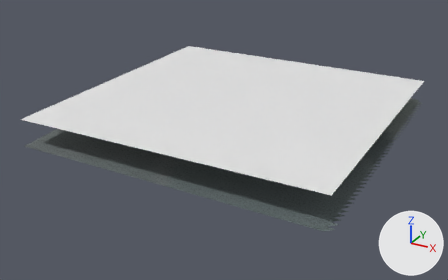
The glTF model eloria-assets/maps/continent-v2/coilmere/client/chunks/04_14/world.glb, before and after one commit.
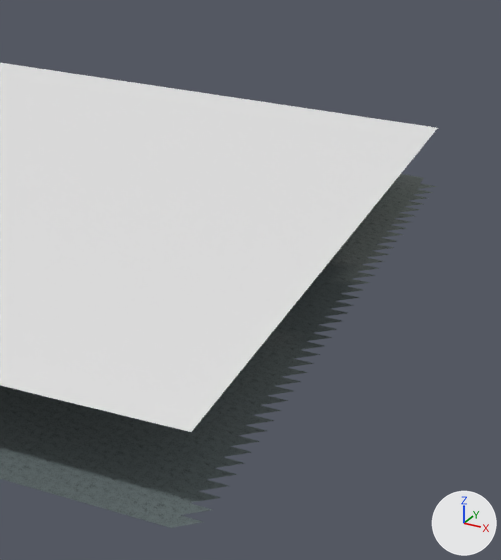
Each version appears first whole from a camera (50 mm lens) standing at (-500.1, -560.3, 60.1) and looking at (-578.8, -417.1, -11.5), and next in a close-up on the part from 58% to 100% of the width and 12% to 87% of the height. The lights are fixed; the arrows at lower right show +X, +Y and +Z. The first two pictures are the older version. Where no turn or scale is listed for an object, it has been applied to the vertices. Vertices at exactly the same position are counted once.

In view in the first close-up: 'AuthoredGround_coilmereBase_coilmere_04_14', 'Terrain_coilmere_04_14', 'Water_coilmere_04_14'.
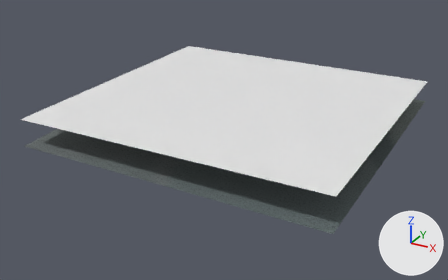
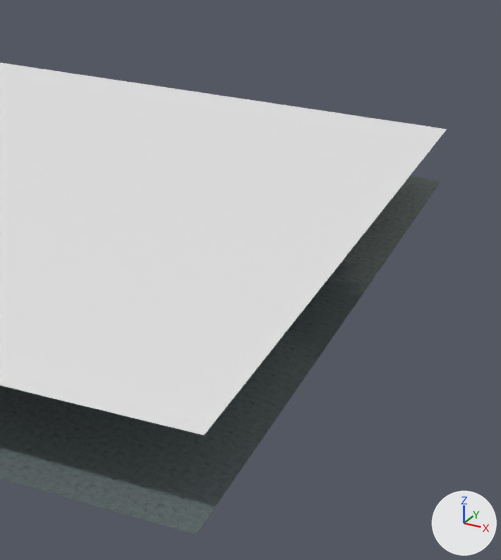
Location of each change, (x1, y1, x2, y2) in pixels of the close-ups (501 x 560 px):
'Water_coilmere_04_14', reshaped: before (0, 63, 437, 432); after (0, 63, 447, 435)
'AuthoredGround_coilmereBase_coilmere_04_14', reshaped: before (0, 175, 437, 528); after (0, 178, 441, 535)
'Terrain_coilmere_04_14', reshaped (mostly hidden): before (13, 174, 421, 520); after (13, 176, 438, 535)
part 1 of me_terrain_coilmere_04_14, added: after (194, 178, 438, 535)
part 3 of me_authoredground_coilmerebase_coilmere_04_14, added: after (173, 181, 441, 535)

The change in detail:
me_terrain_coilmere_04_14 is used by ob_terrain_coilmere_04_14; location (-2930.0, 8007.0, 0.0).
me_terrain_coilmere_04_14 had 1849 vertices, 3528 faces and spanned x 2311.0..2395.0, y -8461.0..-8377.0, z -8.7..-5.3.
me_terrain_coilmere_04_14 now has 1892 vertices, 3612 faces and spans x 2311.0..2397.0, y -8461.0..-8377.0, z -8.7..-5.3.
Part 1, on me_terrain_coilmere_04_14:
3 vertices are added at (2397.0, -8401.0, -7.2), (2397.0, -8405.0, -7.3), (2397.0, -8461.0, -8.7).
40 new vertices lie (2.0, 2.0, 0.0) away from vertices in x 2395.0, y -8461.0..-8379.0, z -8.7..-6.7.
84 new faces join them.
me_water_coilmere_04_14 is used by ob_water_coilmere_04_14; location (-2930.0, 8007.0, 0.0).
me_water_coilmere_04_14 had 4 vertices, 2 faces and spanned x 2311.0..2396.0, y -8461.0..-8378.0, z 0.0.
me_water_coilmere_04_14 now has 4 vertices, 2 faces and spans x 2311.0..2397.0, y -8461.0..-8378.0, z 0.0.
Part 2, on me_water_coilmere_04_14:
Vertex 1 of me_water_coilmere_04_14 moves from (2396.0, -8461.0, 0.0) at pixel (191, 432) to (2397.0, -8461.0, 0.0) at pixel (203, 435).
Vertex 2 of me_water_coilmere_04_14 moves from (2396.0, -8378.0, 0.0) at pixel (438, 127) to (2397.0, -8378.0, 0.0) at pixel (446, 129).
me_authoredground_coilmerebase_coilmere_04_14 is used by ob_authoredground_coilmerebase_coilmere_04_14; location (-2930.0, 8007.0, 0.0).
me_authoredground_coilmerebase_coilmere_04_14 had 1889 vertices, 3527 faces and spanned x 2311.0..2397.0, y -8461.0..-8377.0, z -8.7..-5.3.
me_authoredground_coilmerebase_coilmere_04_14 now has 1891 vertices, 3569 faces and spans x 2311.0..2397.0, y -8461.0..-8377.0, z -8.7..-5.3.
Part 3, on me_authoredground_coilmerebase_coilmere_04_14:
2 vertices are added at (2397.0, -8377.0, -6.7), (2397.0, -8461.0, -8.7).
42 new faces join them.
